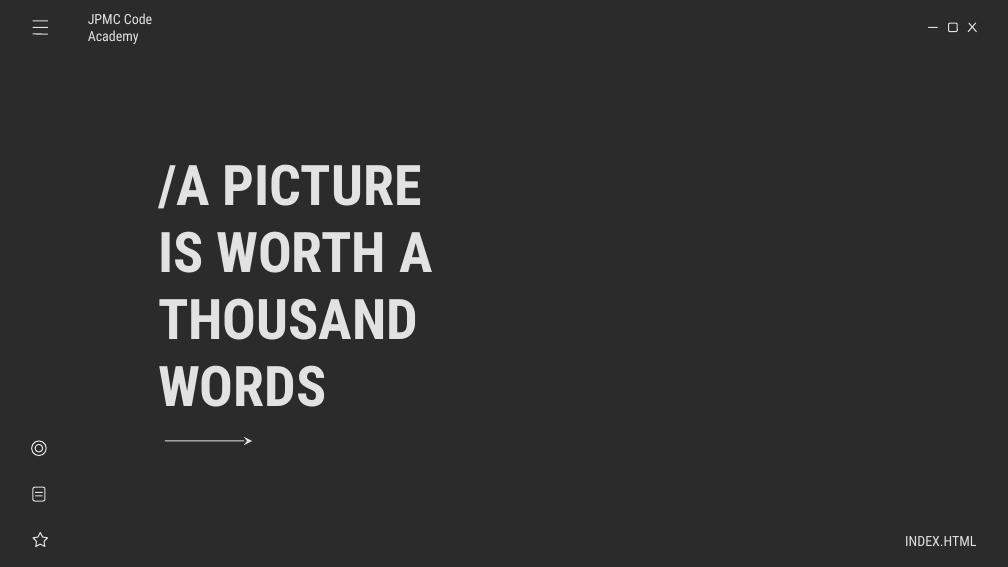
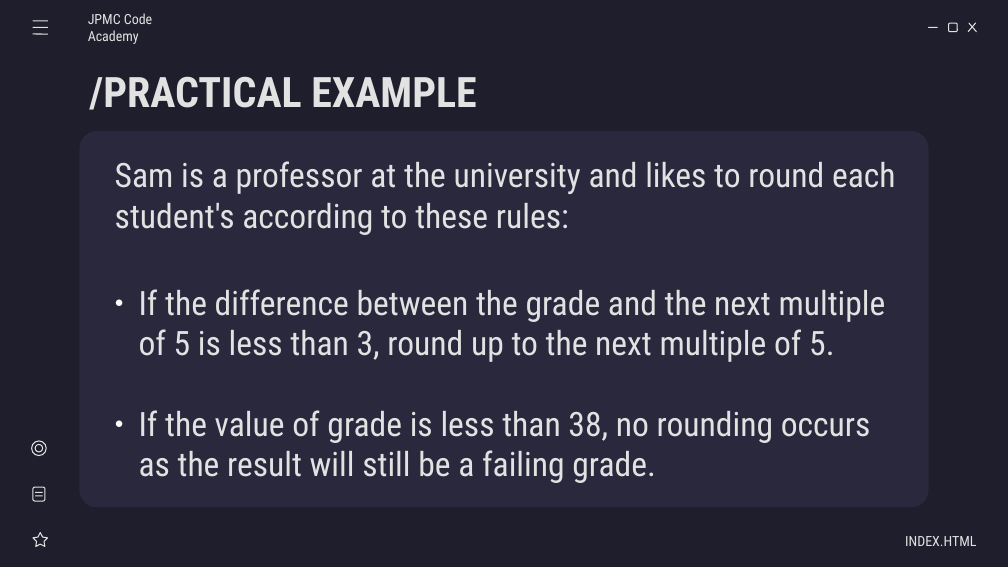
Before and after one commit to RasT110e5/code-academy-jpmc, a slide deck: slide 16 of classes/class-1/class1-slides.odp (slide 9 before the commit). Drawn at 1008x567 pixels with LibreOffice and Linux fonts; fonts in the diff are those of the drawing; background and template pictures are left out; a plain dark background stands for a picture behind light text. Boxes give left, top, right and bottom in pixels: in the first picture for what was removed or moved away, otherwise in the second. Text is boxed around its words. In the diff, an @@ line names an element or a change of style, - is before the commit and + after.

```diff
--- a/classes/class-1/class1-slides.odp
+++ b/classes/class-1/class1-slides.odp
@@ background picture (left out) to #1E1E2C @@
@@ title added at (89, 76, 476, 110), 30 pt, text #E2E2E2, bold @@
+/PRACTICAL EXAMPLE
@@ rounded rectangle added at (80, 131, 928, 507), fill #29283D @@
@@ title added at (115, 161, 896, 483), 24 pt, text #E2E2E2 @@
+Sam is a professor at the university and likes to round each student's according to these rules:
+● If the difference between the grade and the next multiple of 5 is less than 3, round up to the next multiple of 5.
+● If the value of grade is less than 38, no rounding occurs as the result will still be a failing grade.
@@ title removed at (158, 164, 432, 407) @@
-/A PICTURE IS WORTH A THOUSAND WORDS
@@ arrow removed from (164, 440) to (252, 440) @@
```
Also in this commit, not shown: 1 other slide changed, 12 slides added, 32 slides removed, 4 other files.
